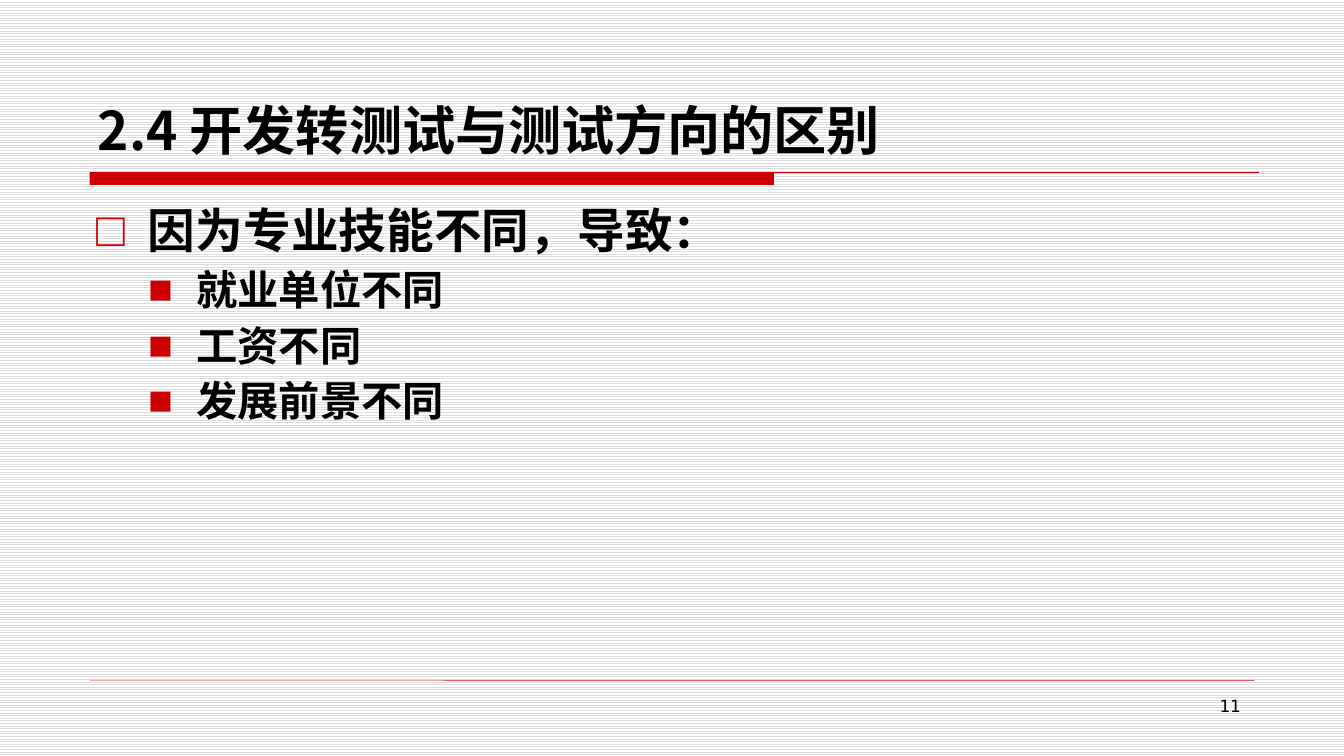
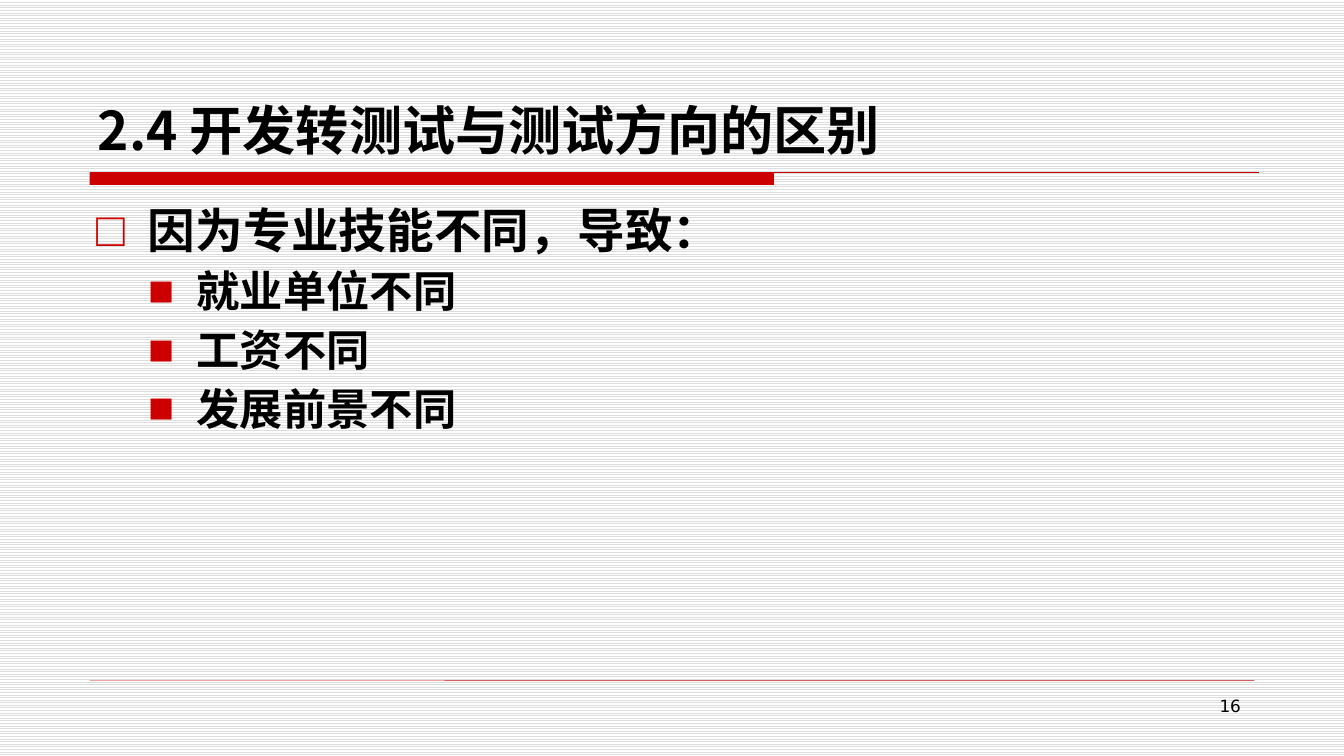
Before and after one commit to edu2act/course-foundation-software-tesing, a slide deck: slide 16 of PPT/第一部分 软件测试概述/2 软件测试背景.pptx (slide 11 before the commit). Drawn at 1344x756 pixels with LibreOffice and Linux fonts; fonts in the diff are those of the drawing. Boxes give left, top, right and bottom in pixels: in the first picture for what was removed or moved away, otherwise in the second. Text is boxed around its words. In the diff, an @@ line names an element or a change of style, - is before the commit and + after.

Commit message:
黑盒测试总结

```diff
--- a/PPT/第一部分 软件测试概述/2 软件测试背景.pptx
+++ b/PPT/第一部分 软件测试概述/2 软件测试背景.pptx
@@ text at bbox=[196, 269, 456, 429]: size 22.1 to 23.2 pt in "就业单位不同", "工资不同", "发展前景不同" @@
@@ page number at bbox=[1220, 699, 1241, 712]: text changed @@
-11
+16
```
Also in this commit, not shown: 2 other slides changed, 5 slides added, 7 other files.
